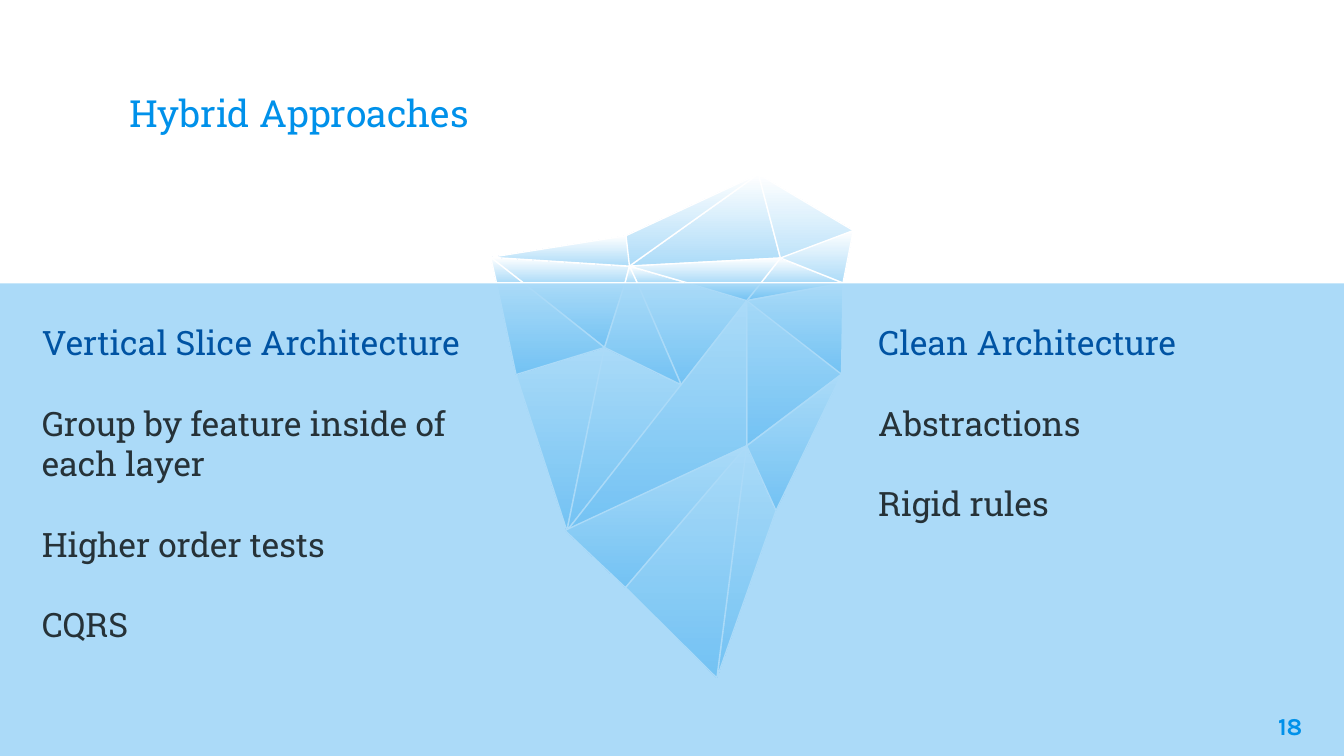
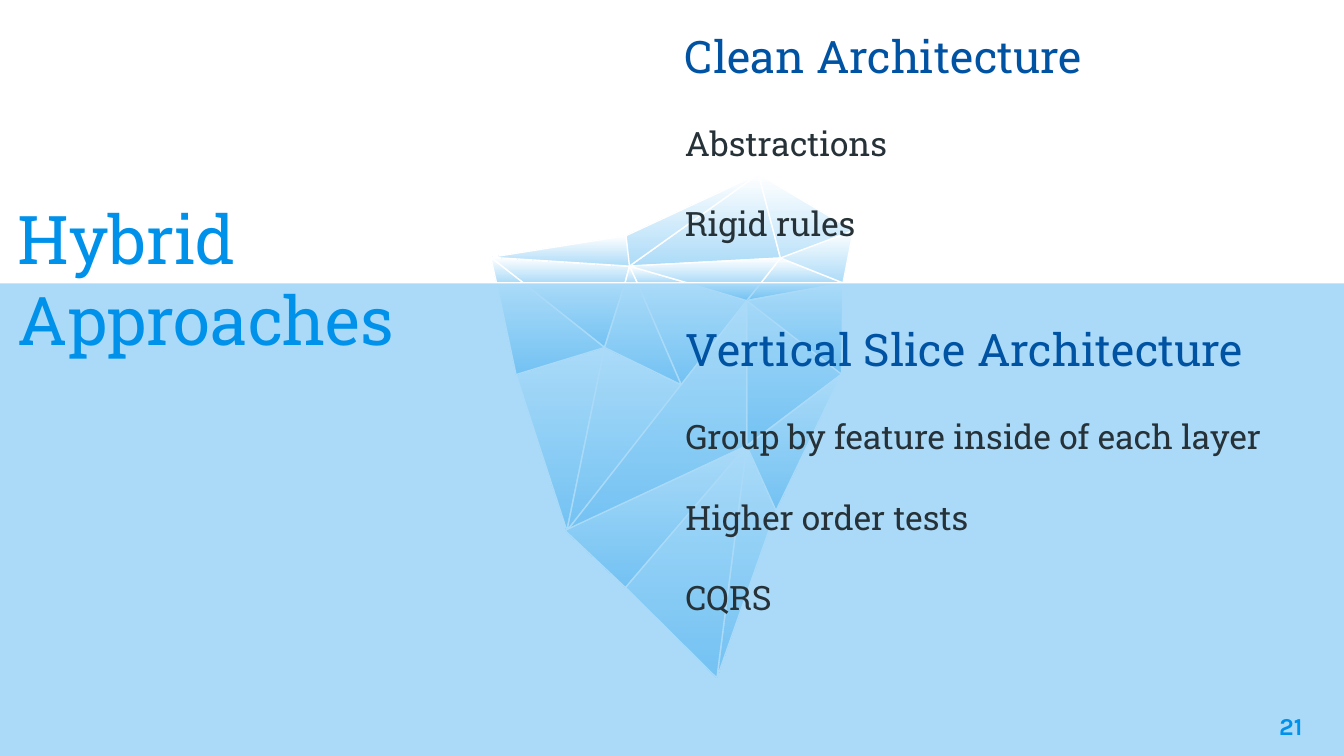
Before and after one commit to benjaminsampica/techtalks, a slide deck: slide 21 of VerticalSliceArchitecture/Vertical Slice Architecture.pptx (slide 18 before the commit). Drawn at 1344x756 pixels with LibreOffice and Linux fonts; fonts in the diff are those of the drawing; background and template pictures are left out. Boxes give left, top, right and bottom in pixels: in the first picture for what was removed or moved away, otherwise in the second. Text is boxed around its words. In the diff, an @@ line names an element or a change of style, - is before the commit and + after.

```diff
--- a/VerticalSliceArchitecture/Vertical Slice Architecture.pptx
+++ b/VerticalSliceArchitecture/Vertical Slice Architecture.pptx
@@ text "Clean Architecture": place and size @@
-text "Clean Architecture" at <box>878,329,1176,523</box>
+text "Clean Architecture" at <box>685,39,1082,243</box>
@@ text at <box>685,39,1082,74</box>: size 18 to 24 pt in "Clean Architecture" @@
@@ title "Hybrid Approaches": place and size @@
-title "Hybrid Approaches" at <box>129,98,468,135</box>
+title "Hybrid Approaches" at <box>18,212,394,359</box>
@@ title "Hybrid Approaches" at <box>18,212,394,359</box>: size 20 to 36 pt @@
@@ text "Vertical Slice Architecture": place and size @@
-text "Vertical Slice Architecture" at <box>42,329,459,641</box>
+text "Vertical Slice Architecture" at <box>685,332,1261,614</box>
@@ text at <box>685,332,1243,367</box>: size 18 to 24 pt in "Vertical Slice Architecture" @@
@@ page number at <box>1279,719,1302,735</box>: text changed @@
-18
+21
```
Also in this commit, not shown: 7 other slides changed, 4 slides added, 3 other files.
